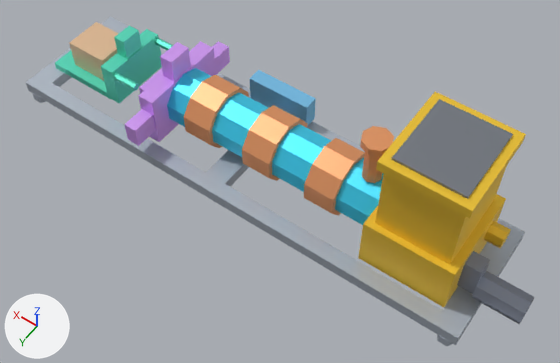
The glTF model public/assets/machines/bca-packaging-engine/stage-2.gltf, before and after one commit.
Before and after are seen from a camera (50 mm lens) standing at (-198.0, 251.0, 331.0) and looking at (-33.0, 20.0, -31.0). Arrows for +X, +Y and +Z are at lower left; the lights stay in place. The picture after the commit comes second. Vertices at exactly the same position are counted once.

The scene before the commit, as lines of its bpy script (objects in view):
```python
me_sys_bca_stage_2_geometry = bpy.data.meshes.new('SYS-BCA-STAGE-2_Geometry')
me_sys_bca_stage_2_geometry.from_pydata(...)  # 460 vertices, 708 faces; spans x -188.0..165.0, y -46.0..46.0, z -60.0..42.0
me_sys_bca_stage_2_geometry.materials.append(mat_pbr_standard)
ob_sys_bca_stage_2 = bpy.data.objects.new('SYS-BCA-STAGE-2', me_sys_bca_stage_2_geometry)
ob_sys_bca_stage_2.location = (0.0, 0.0, 0.0)
```
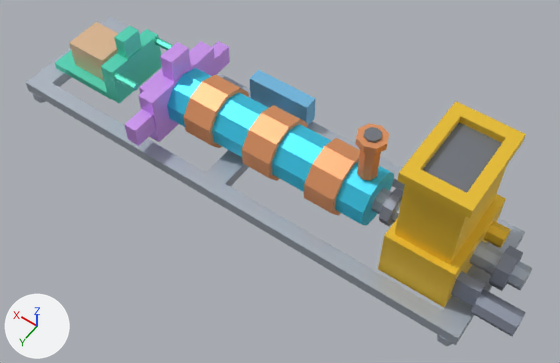
The change in detail:
me_sys_bca_stage_2_geometry is used by ob_sys_bca_stage_2; location (0.0, 0.0, 0.0).
me_sys_bca_stage_2_geometry had 460 vertices, 708 faces and spanned x -188.0..165.0, y -46.0..46.0, z -60.0..42.0.
me_sys_bca_stage_2_geometry now has 595 vertices, 1064 faces and spans x -188.0..165.0, y -46.0..46.0, z -60.0..41.0.
me_sys_bca_stage_2_geometry part 1: a new loose piece, an 8-sided cylinder along x spanning x -188.0..-164.0, y 14.0..30.0, z -44.0..-28.0, in mat_pbr_standard.
me_sys_bca_stage_2_geometry part 2: a new loose piece, a box spanning x -164.0..-150.0, y 18.0..24.0, z -40.0..-24.0, in mat_pbr_standard.
me_sys_bca_stage_2_geometry part 3: a new loose piece of 52 vertices spanning x -180.0..-150.0, y -12.0..12.0, z -40.0..-16.0, in mat_pbr_standard.
me_sys_bca_stage_2_geometry part 4: the loose piece of 8 vertices spanning x -160.0..-150.0, y 7.0..17.0, z -40.0..-18.0 is deleted.
Part 5, on me_sys_bca_stage_2_geometry:
53 vertices are removed from x -143.0..-73.0, y -29.0..29.0, z -46.0..42.0.
90 faces are deleted.
4 vertices in x -95.0, y -30.0..30.0, z -46.0..-12.0 move by (-13.0, 0.0, 0.0).
4 vertices in x -100.0, y -26.0..26.0, z -12.0..35.0 move by (-12.0, 0.0, 0.0).
93 vertices are added at x -141.0..55.0, y -29.0..29.0, z -39.0..41.0.
9 new vertices lie (-18.0, 0.0, 0.0) away from vertices in x -70.0, y -17.0..17.0, z -46.0..-13.0.
16 new vertices lie (7.0, 0.0, 0.0) away from vertices in x -108.0..-95.0, y -8.0..8.0, z -36.0..-20.0.
10 new vertices lie (6.0, 0.0, 0.0) away from vertices in x -101.0..-85.0, y -11.0..11.0, z -39.0..16.0.
8 new vertices lie (0.0, 0.0, 5.0) away from vertices in x -88.0..-70.0, y -9.0..9.0, z 16.0.
350 new faces join them.
Part 6, on me_sys_bca_stage_2_geometry:
18 vertices are removed from x -188.0..-160.0, y 4.0..20.0, z -44.0..-28.0.
32 faces are deleted.

Pixel boxes [x1, y1, x2, y2] of what changed, in the pictures (560 x 363 px):
'SYS-BCA-STAGE-2', reshaped
    before: [26, 17, 535, 346]
    after: [26, 17, 532, 346]
part 1 of me_sys_bca_stage_2_geometry, added
    after: [471, 289, 526, 336]
part 2 of me_sys_bca_stage_2_geometry, added
    after: [451, 271, 485, 307]
part 3 of me_sys_bca_stage_2_geometry, added
    after: [470, 241, 532, 291]
part 4 of me_sys_bca_stage_2_geometry, deleted
    before: [457, 251, 490, 294]
part 5 of me_sys_bca_stage_2_geometry, cut back
    before: [335, 92, 526, 307]
    after: [335, 101, 526, 307]
part 6 of me_sys_bca_stage_2_geometry, deleted
    before: [472, 271, 535, 324]
